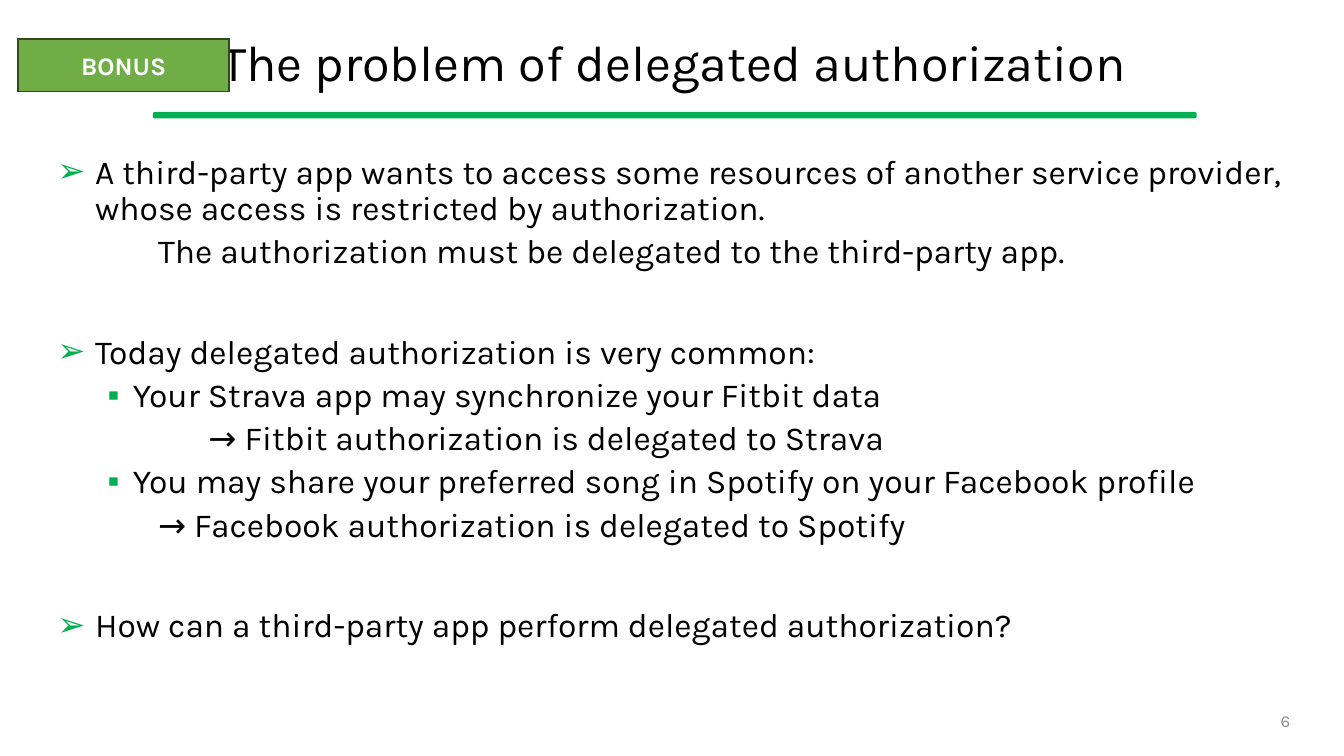
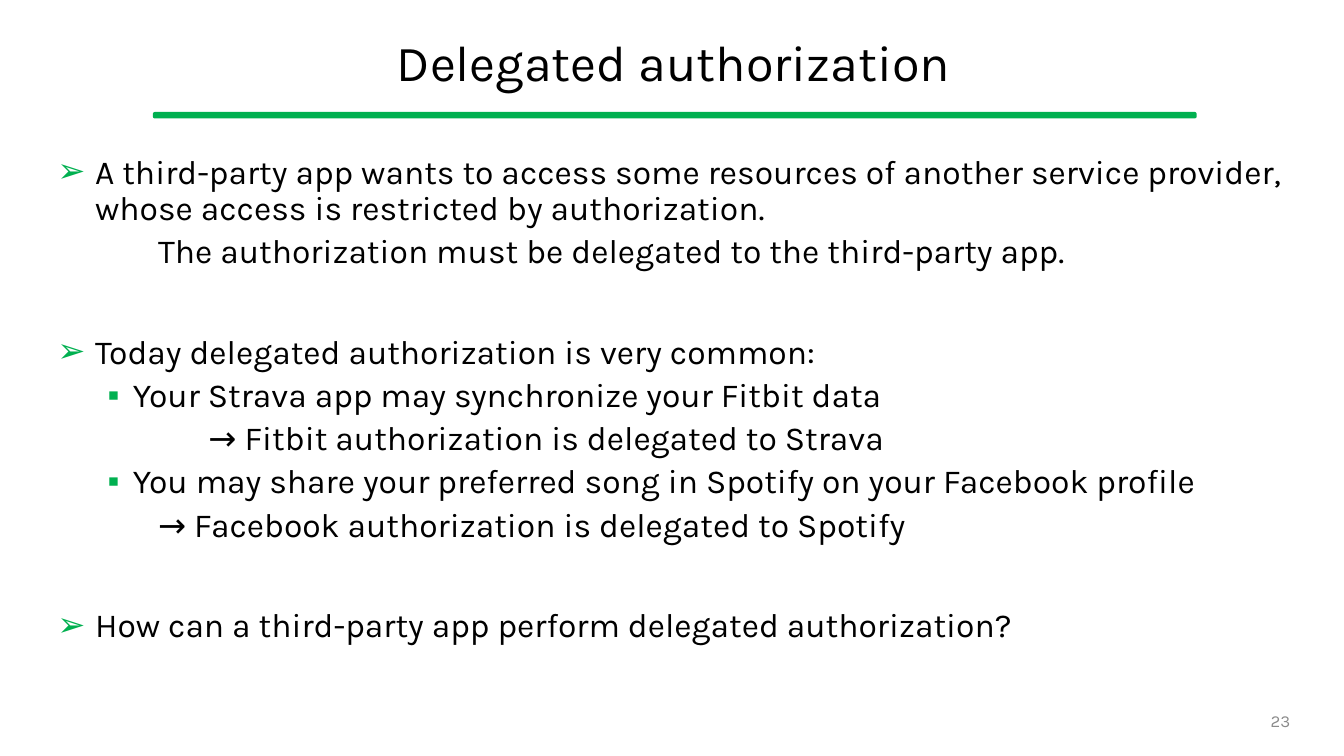
Before and after one commit to gcappon/bwthw, a slide deck: slide 23 of theory_09-authorization/theory_09-authorization.pptx (slide 6 before the commit). Drawn at 1344x756 pixels with LibreOffice and Linux fonts; fonts in the diff are those of the drawing. Boxes give left, top, right and bottom in pixels: in the first picture for what was removed or moved away, otherwise in the second. Text is boxed around its words. In the diff, an @@ line names an element or a change of style, - is before the commit and + after.

```diff
--- a/theory_09-authorization/theory_09-authorization.pptx
+++ b/theory_09-authorization/theory_09-authorization.pptx
@@ rectangle removed at box(18, 39, 229, 92) @@
-BONUS
@@ title at box(397, 46, 951, 94): text changed @@
-The problem of delegated authorization
+Delegated authorization
@@ page number at box(1271, 716, 1291, 727): text changed @@
-6
+23
```
Also in this commit, not shown: 8 other slides changed, 1 other file.
